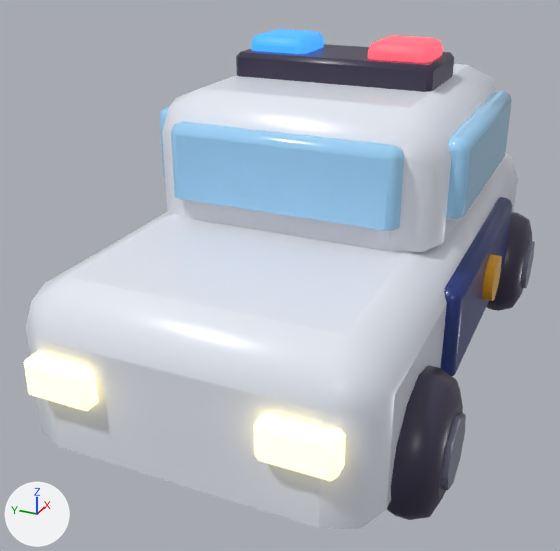
One commit to the FBX model world_overhaul/export/vehicles/Police_Car.fbx: the scene before it, then after it.
Rendered twice from a camera (50 mm lens) standing at (-9.26, -3.47, 5.74) and looking at (-0.6, 0.43, 1.41). Every picture has the same lights, and +X, +Y and +Z are marked at lower left. The picture after the commit comes second.

Names of what the first picture shows: 'Police_Car', 'Police_Car_Glow_BLUE', 'Police_Car_Glow_GLOW_WARM', 'Police_Car_Glow_RED'.
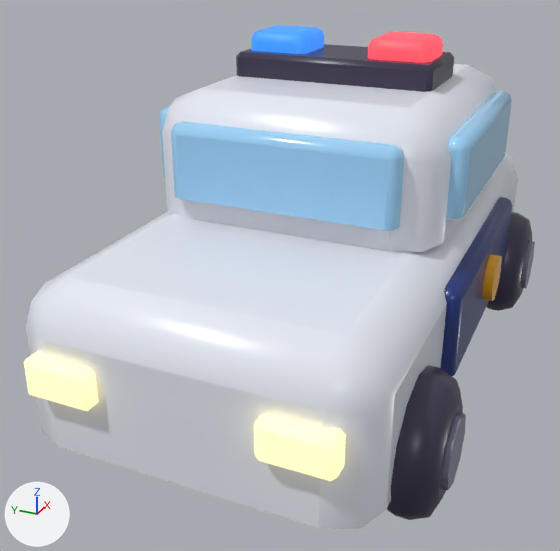
Edits to the scene script, one JSON object a line:
```json
{"op": "set", "path": "mat_wo_glow_red.emission_strength", "old": "2.0", "new": "1.2"}
{"op": "set", "path": "mat_wo_glow_blue.emission_strength", "old": "2.0", "new": "1.2"}
{"op": "set", "path": "mat_wo_glow_glow_warm.emission_strength", "old": "2.0", "new": "1.2"}
{"block": "me_police_car_glow_red", "where": "# used by ob_police_car_glow_red; location = (0.0, 0.0, 0.0)"}
{"op": "remove", "block": "me_police_car_glow_red", "code": "me_police_car_glow_red.from_pydata(...)  # 40 vertices, 34 faces; spans x 0.1..0.9, y -1.2..-0.4, z 3.9..4.4"}
{"op": "add", "block": "me_police_car_glow_red", "code": "me_police_car_glow_red.from_pydata(...)  # 40 vertices, 34 faces; spans x 0.1..0.9, y -1.2..-0.4, z 3.95..4.45"}
{"block": "me_police_car_glow_red", "change": "me_police_car_glow_red part 2: the whole mesh is moved by (0.0, 0.0, 0.05)"}
{"block": "me_police_car_glow_blue", "where": "# used by ob_police_car_glow_blue; location = (0.0, 0.0, 0.0)"}
{"op": "remove", "block": "me_police_car_glow_blue", "code": "me_police_car_glow_blue.from_pydata(...)  # 40 vertices, 34 faces; spans x 0.1..0.9, y 0.4..1.2, z 3.9..4.4"}
{"op": "add", "block": "me_police_car_glow_blue", "code": "me_police_car_glow_blue.from_pydata(...)  # 40 vertices, 34 faces; spans x 0.1..0.9, y 0.4..1.2, z 3.95..4.45"}
{"block": "me_police_car_glow_blue", "change": "me_police_car_glow_blue part 1: the whole mesh is moved by (0.0, 0.0, 0.05)"}
```

Pixel boxes [x1, y1, x2, y2] of what changed, in the pictures (560 x 551 px):
```json
{"object": "Police_Car_Glow_GLOW_WARM", "change": "surface changed", "before": [24, 351, 346, 481], "after": [24, 351, 346, 481]}
{"object": "Police_Car_Glow_RED", "change": "surface changed, moved", "before": [368, 36, 443, 62], "after": [368, 31, 443, 62]}
{"object": "Police_Car_Glow_BLUE", "change": "surface changed, moved", "before": [251, 29, 324, 54], "after": [251, 25, 324, 54]}
```
